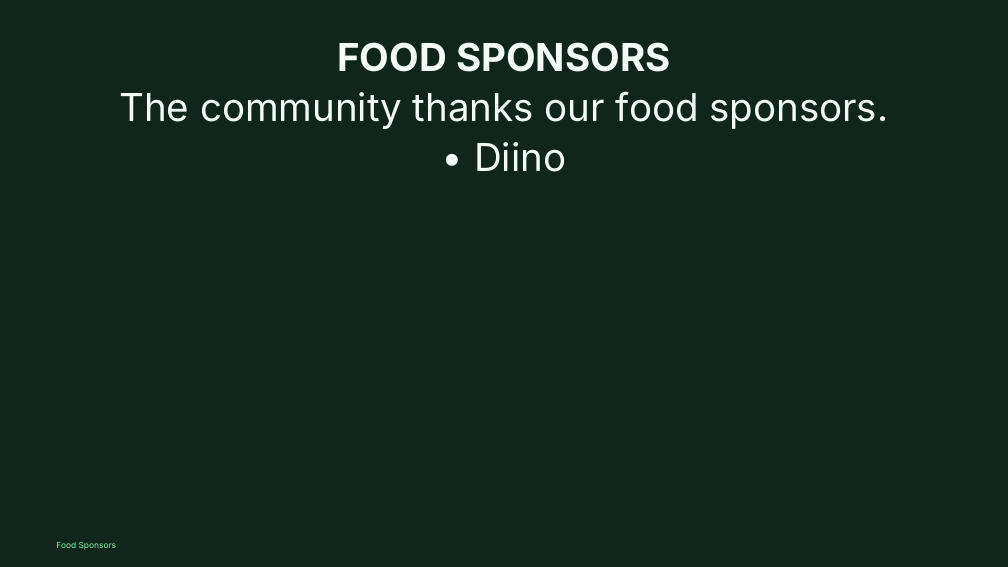
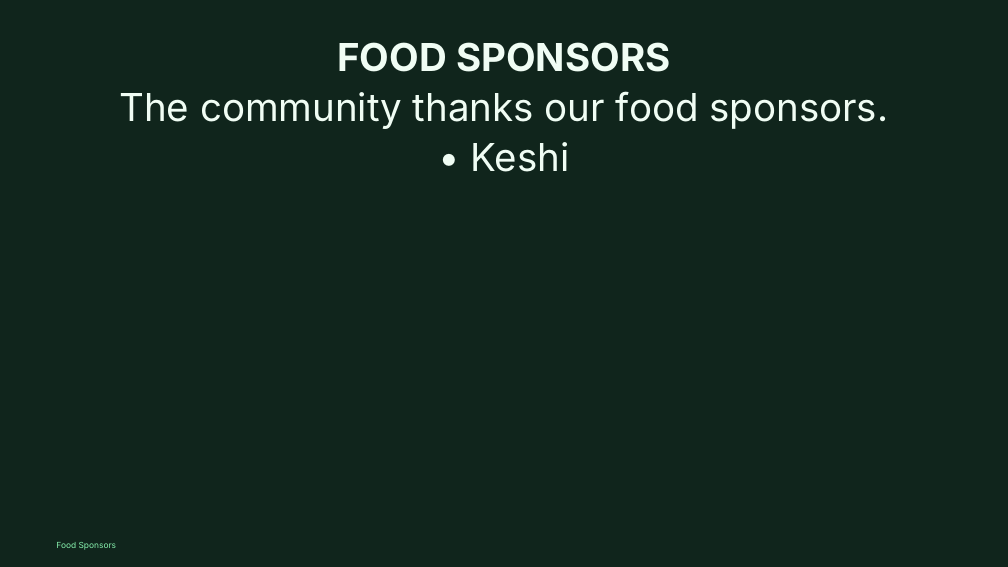
Before and after one commit to divinogabriel9/verbum, a slide deck: slide 75 of outputs/GFCC7Jun2026_OrdinaryTime.pptx (slide 83 before the commit). Drawn at 1008x567 pixels with LibreOffice and Linux fonts; fonts in the diff are those of the drawing. Boxes give left, top, right and bottom in pixels: in the first picture for what was removed or moved away, otherwise in the second. Text is boxed around its words. In the diff, an @@ line names an element or a change of style, - is before the commit and + after.

```diff
--- a/outputs/GFCC7Jun2026_OrdinaryTime.pptx
+++ b/outputs/GFCC7Jun2026_OrdinaryTime.pptx
@@ text at (x1=471, y1=142, x2=570, y2=172): text changed @@
-• Diino
+• Keshi
```
Also in this commit, not shown: 1 slide added, 9 slides removed, 43 other files.
